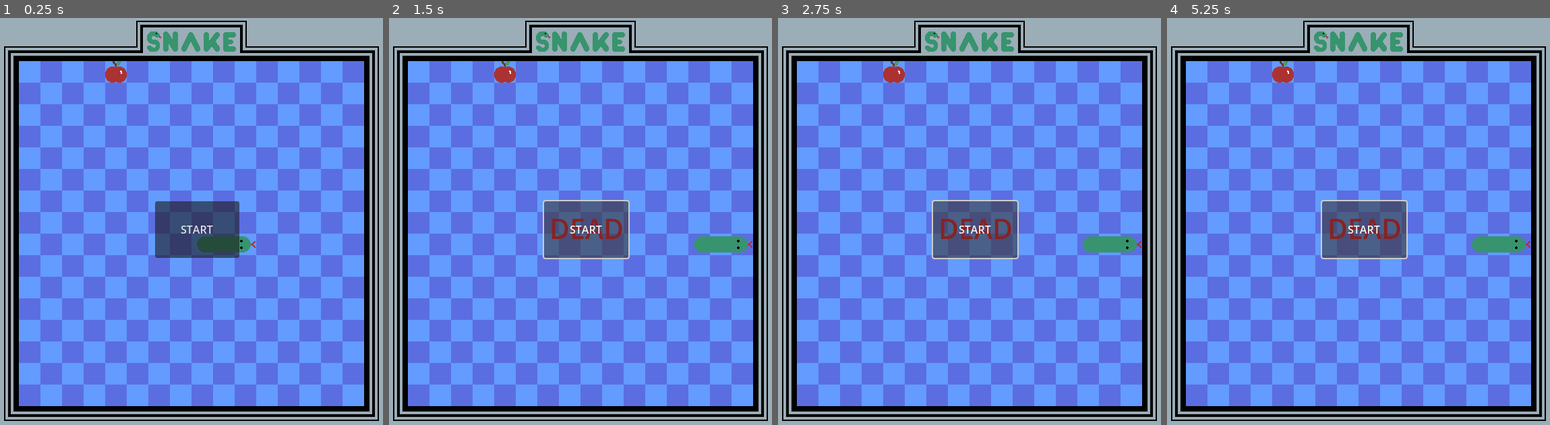
Above: before the commit, frames 1-4 (left to right).
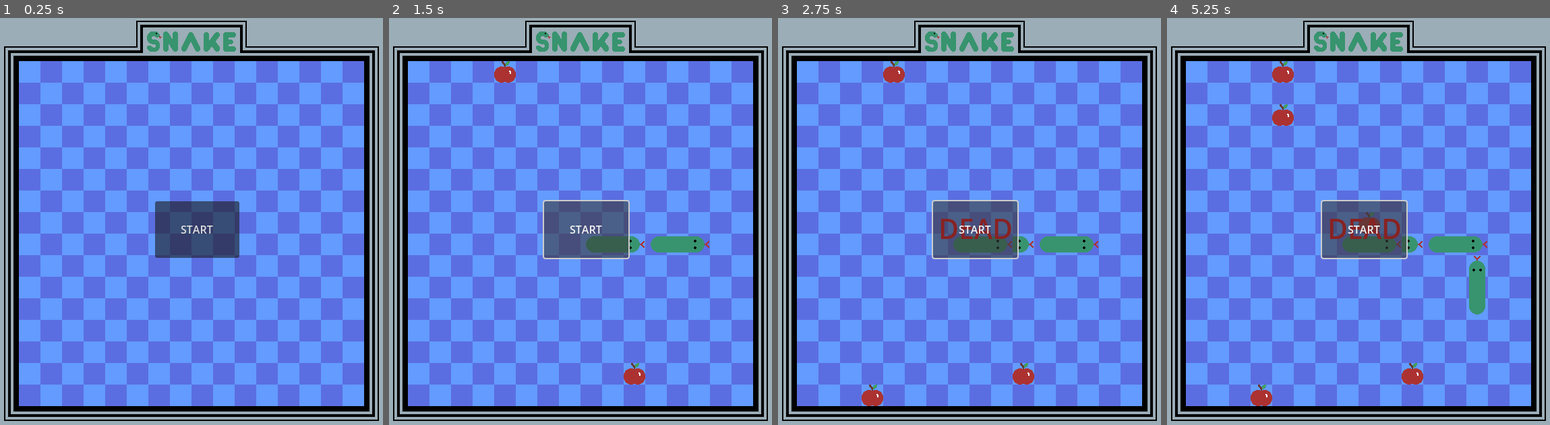
Above: after the commit, the same moments.

Repository: conor-wilson/snake
Game: Godot game, scene res://scenes/main.tscn
Two runs of this game, one before a commit and one after it. Both use one fixed random seed, a clock stepped at 60 frames per second and the inputs below.
Inputs:
- Up to frame 1 (0.25 s): no input
- Up to frame 2 (1.5 s): click "START" at 0.5 s; click "START" at 1.25 s
- Up to frame 3 (2.75 s): tap Enter at 2 s; hold Right (move_right) from 2.03 s (still down)
- Up to frame 4 (5.25 s): tap Space at 2.75 s; release Right (move_right) at 2.78 s; hold Down (move_down) 2.78-3.53 s; hold Right (move_right) 3.53-4.28 s; hold Up (move_up) 4.28-5.03 s; tap Enter at 5 s; hold Left (move_left) from 5.03 s (still down)

The runs differ from the first frame. In frame 1, 0.7% of the frame differs, in the area x 27-67%, y 10-58%; in frame 2, 2.0%; in frame 3, 1.9%; in frame 4, 2.8%, in the area x 21-95%, y 21-96%.

Commit message:
Refactored main scene to spawn a new snake when start button is pressed

Diff:
--- a/scenes/main.gd
+++ b/scenes/main.gd
@@ -19,3 +19,4 @@
 
 func _on_hud_start_game():
 	print("STARTING GAME!")
+	$Snake.spawn_new_snake()
--- a/scenes/snake.gd
+++ b/scenes/snake.gd
@@ -9,7 +9,7 @@
 
 # Called when the node enters the scene tree for the first time.
 func _ready():
-	spawn_new_snake()
+	pass
 
 # TODO: descriptor
 func spawn_new_snake():
